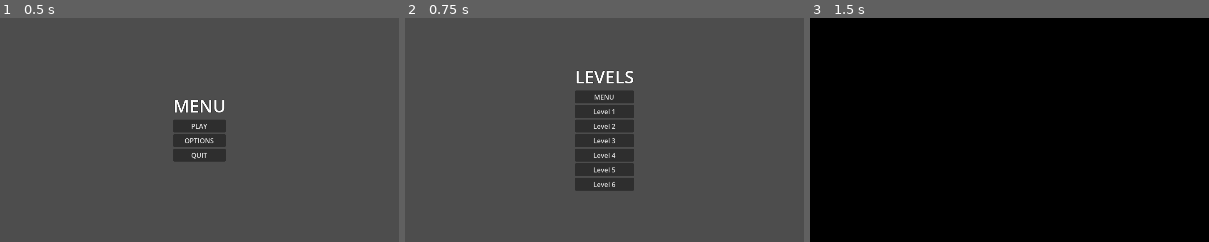
Above: before the commit, frames 1-3 (left to right).
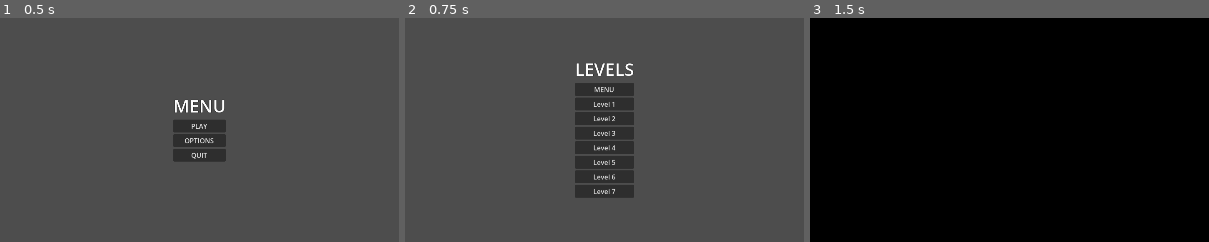
Above: after the commit, the same moments.

Repository: zalt00/SlipFeetpics
Game: Godot game, scene res://scenes/Menu.tscn
Same seed, same stepped clock (60 frames per second), same inputs: the game is played once before the commit and once after it. The project has no main scene, so this scene is started directly.
Inputs:
- Up to frame 1 (0.5 s): no input
- Up to frame 2 (0.75 s): click "PLAY" at 0.5 s
- Up to frame 3 (1.5 s): click "Level 1" at 1.25 s
The pictures show only the part of the screen within x 25-75%, y 26-76%; the shares and areas given below are measured in that part.

Frame 1 is identical in both runs. In frame 2, 3.1% of the frame differs, in the area x 42-58%, y 20-81%; in frame 3, nothing differs.

Commit message:
godmod etc

Diff:
--- a/project.godot
+++ b/project.godot
@@ -72,6 +72,11 @@
 "events": [Object(InputEventKey,"resource_local_to_scene":false,"resource_name":"","device":-1,"window_id":0,"alt_pressed":false,"shift_pressed":false,"ctrl_pressed":false,"meta_pressed":false,"pressed":false,"keycode":0,"physical_keycode":82,"key_label":0,"unicode":114,"echo":false,"script":null)
 ]
 }
+godmod={
+"deadzone": 0.5,
+"events": [Object(InputEventKey,"resource_local_to_scene":false,"resource_name":"","device":-1,"window_id":0,"alt_pressed":false,"shift_pressed":false,"ctrl_pressed":false,"meta_pressed":false,"pressed":false,"keycode":0,"physical_keycode":70,"key_label":0,"unicode":102,"echo":false,"script":null)
+]
+}
 
 [layer_names]
 
--- a/scenes/emancipation_grid.tscn
+++ b/scenes/emancipation_grid.tscn
@@ -1,6 +1,6 @@
 [gd_scene load_steps=9 format=3 uid="uid://cd4gqcvmru1dc"]
 
-[ext_resource type="Script" path="res://scenes/emancipation_grid.gd" id="1_kbtly"]
+[ext_resource type="Script" path="res://scripts/emancipation_grid.gd" id="1_kbtly"]
 [ext_resource type="Shader" path="res://shaders/holo2.gdshader" id="2_e8r8e"]
 
 [sub_resource type="BoxShape3D" id="BoxShape3D_p6sl4"]
--- a/scenes/fps_player.tscn
+++ b/scenes/fps_player.tscn
@@ -7,7 +7,7 @@
 [ext_resource type="Theme" uid="uid://bn8rgdmv7kvuf" path="res://themes/illumination_level.tres" id="5_5cn51"]
 [ext_resource type="Theme" uid="uid://dpyaubnhngg7k" path="res://themes/health_bar.tres" id="5_we0pa"]
 [ext_resource type="PackedScene" uid="uid://b8gugxppn8f61" path="res://scenes/antimatter_grenade_launcher.tscn" id="7_8lwy5"]
-[ext_resource type="PackedScene" uid="uid://c5d2ojowi23y5" path="res://scenes/echap.tscn" id="8_aemiu"]
+[ext_resource type="PackedScene" uid="uid://c5d2ojowi23y5" path="res://scenes/Echap.tscn" id="8_aemiu"]
 [ext_resource type="AudioStream" uid="uid://dtdajr57g46uj" path="res://sounds/whoosh.mp3" id="9_fmnkt"]
 
 [sub_resource type="BoxMesh" id="BoxMesh_bn3hq"]
--- /dev/null
+++ b/scenes/levels/niveau_amedee.tscn
@@ -0,0 +1,48 @@
+[gd_scene load_steps=4 format=3 uid="uid://doboslpiwyr4n"]
+
+[ext_resource type="Material" uid="uid://jl4si673qlox" path="res://materials/white_vraiment_blanc.tres" id="1_gu6h4"]
+[ext_resource type="PackedScene" uid="uid://bjqcqg24t4o3" path="res://scenes/fps_player.tscn" id="2_ovw1s"]
+
+[sub_resource type="Environment" id="Environment_bi4ip"]
+background_mode = 1
+background_color = Color(0.4896, 0.288, 0.96, 1)
+background_energy_multiplier = 0.71
+ambient_light_color = Color(1, 1, 1, 1)
+
+[node name="NiveauAmedee" type="Node3D"]
+
+[node name="breakable" type="CSGCombiner3D" parent="."]
+material_override = ExtResource("1_gu6h4")
+use_collision = true
+
+[node name="CSGBox3D" type="CSGBox3D" parent="breakable"]
+transform = Transform3D(1, 0, 0, 0, 1, 0, 0, 0, 1, -0.983887, -0.19458, -1.15811)
+size = Vector3(11.5537, 0.61084, 9.69733)
+
+[node name="CSGBox3D2" type="CSGBox3D" parent="breakable"]
+transform = Transform3D(1, 0, 0, 0, 1, 0, 0, 0, 1, 0.529142, 4.40904, -7.96481)
+size = Vector3(7.81628, 11.2231, 4.19434)
+
+[node name="CSGBox3D3" type="CSGBox3D" parent="breakable"]
+transform = Transform3D(1, 0, 0, 0, 1, 0, 0, 0, 1, -1.51036, 16.6863, 1.93177)
+size = Vector3(11.0758, 1.00196, 12.9975)
+
+[node name="CSGBox3D4" type="CSGBox3D" parent="breakable"]
+transform = Transform3D(1, 0, 0, 0, 1, 0, 0, 0, 1, 0.911528, 9.32229, -25.4708)
+size = Vector3(11.0292, 1, 4.97559)
+
+[node name="CSGBox3D5" type="CSGBox3D" parent="breakable"]
+transform = Transform3D(1, 0, 0, 0, 1, 0, 0, 0, 1, 0.334167, 9.11419, -12.9725)
+size = Vector3(10.3177, 1.6073, 5.49622)
+
+[node name="player" parent="." node_paths=PackedStringArray("breakable") instance=ExtResource("2_ovw1s")]
+transform = Transform3D(1, 0, 0, 0, 1, 0, 0, 0, 1, 0, 1.3985, 0)
+breakable = NodePath("../breakable")
+
+[node name="WorldEnvironment" type="WorldEnvironment" parent="."]
+environment = SubResource("Environment_bi4ip")
+
+[node name="DirectionalLight3D" type="DirectionalLight3D" parent="."]
+transform = Transform3D(0.986847, 0.048048, -0.15435, 0.0418395, 0.846358, 0.530969, 0.156147, -0.530443, 0.833215, 0, 5.13811, 7.84622)
+light_indirect_energy = 0.0
+shadow_enabled = true
--- a/scripts/player.gd
+++ b/scripts/player.gd
@@ -61,6 +61,9 @@
 		velocity.y = JUMP_VELOCITY * (illum_level + 0.6)
 		dt = 999999.0
 		$sounds.play()
+
+	if Input.is_action_just_pressed("godmod"):
+		velocity.y = JUMP_VELOCITY
 
 	# Get the input direction and handle the movement/deceleration.
 	# As good practice, you should replace UI actions with custom gameplay actions.
Renamed: scenes/emancipation_grid.gd -> scripts/emancipation_grid.gd
